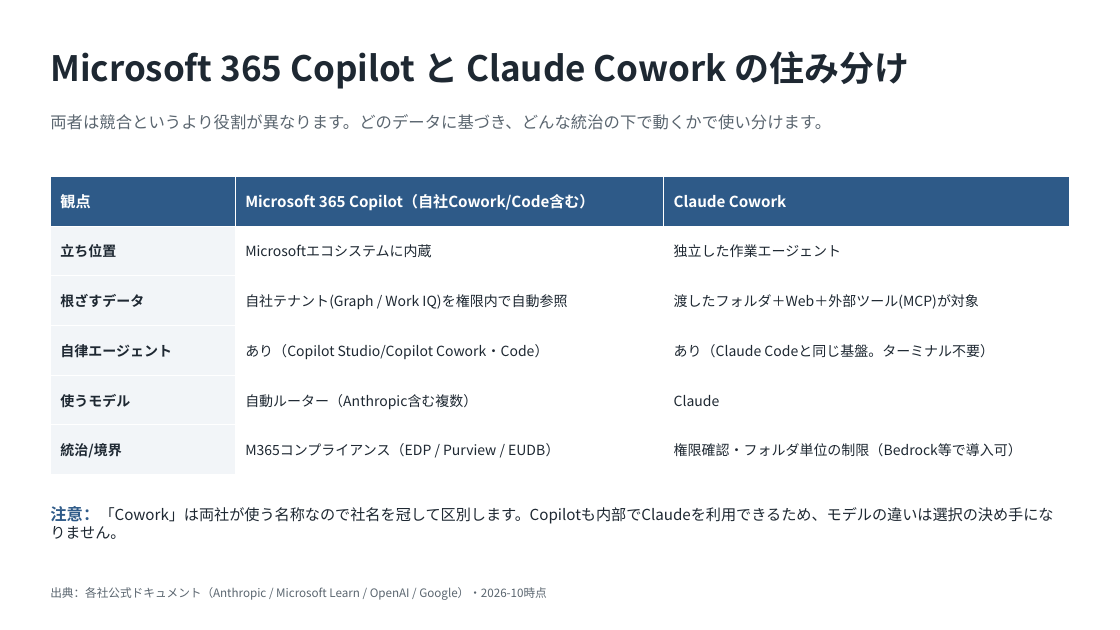
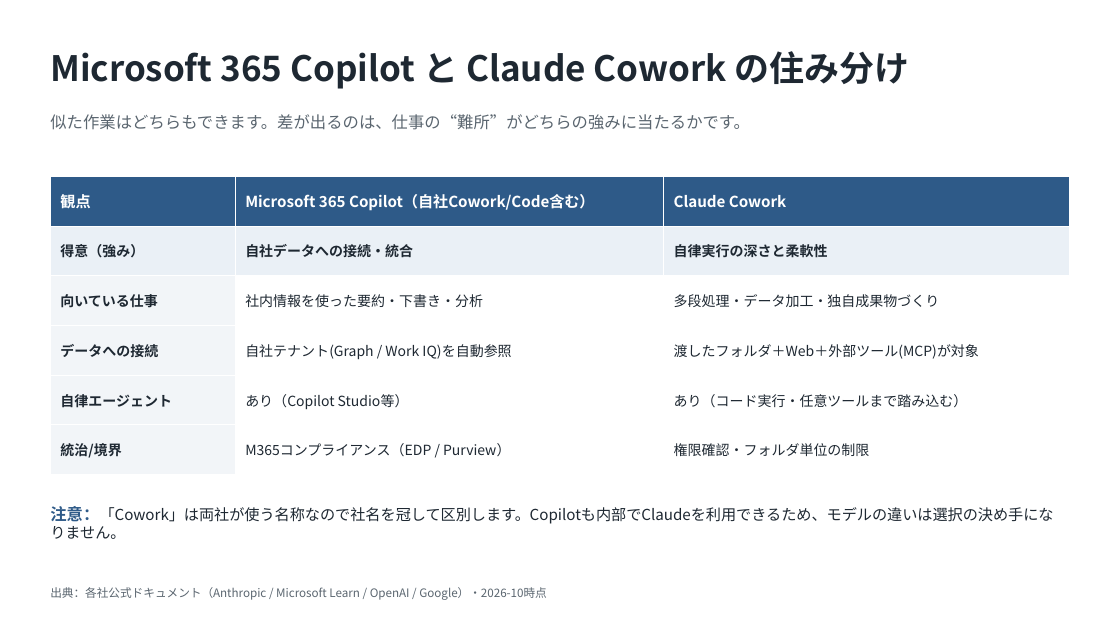
Before and after one commit to ctc-itkr/claude-hands-on, a slide deck: slide 2 of docs/03_参考資料/Copilot_Cowork_競合比較.pptx. Drawn at 1120x630 pixels with LibreOffice and Linux fonts; fonts in the diff are those of the drawing. Boxes give left, top, right and bottom in pixels: in the first picture for what was removed or moved away, otherwise in the second. Text is boxed around its words. In the diff, an @@ line names an element or a change of style, - is before the commit and + after.

```diff
--- a/docs/03_参考資料/Copilot_Cowork_競合比較.pptx
+++ b/docs/03_参考資料/Copilot_Cowork_競合比較.pptx
@@ text at <box>50,114,750,130</box>: text changed @@
-両者は競合というより役割が異なります。どのデータに基づき、どんな統治の下で動くかで使い分けます。
+似た作業はどちらもできます。差が出るのは、仕事の“難所”がどちらの強みに当たるかです。
@@ table at <box>50,176,1070,475</box> @@
-row 2: 立ち位置 | Microsoftエコシステムに内蔵 | 独立した作業エージェント
+row 2: 得意（強み） | 自社データへの接続・統合 | 自律実行の深さと柔軟性
-row 3: 根ざすデータ | 自社テナント(Graph / Work IQ)を権限内で自動参照 | 渡したフォルダ＋Web＋外部ツール(MCP)が対象
+row 3: 向いている仕事 | 社内情報を使った要約・下書き・分析 | 多段処理・データ加工・独自成果物づくり
-row 4: 自律エージェント | あり（Copilot Studio/Copilot Cowork・Code） | あり（Claude Codeと同じ基盤。ターミナル不要）
+row 4: データへの接続 | 自社テナント(Graph / Work IQ)を自動参照 | 渡したフォルダ＋Web＋外部ツール(MCP)が対象
-row 5: 使うモデル | 自動ルーター（Anthropic含む複数） | Claude
+row 5: 自律エージェント | あり（Copilot Studio等） | あり（コード実行・任意ツールまで踏み込む）
-row 6, column 2: M365コンプライアンス（EDP / Purview / EUDB）
+row 6, column 2: M365コンプライアンス（EDP / Purview）
-row 6, column 3: 権限確認・フォルダ単位の制限（Bedrock等で導入可）
+row 6, column 3: 権限確認・フォルダ単位の制限
@@ fill #F2F5F8 to #EAF0F6 in row 2, column 1 @@
@@ fill #FFFFFF to #EAF0F6 in 2 cells @@
```
Also in this commit, not shown: 1 other slide changed.
